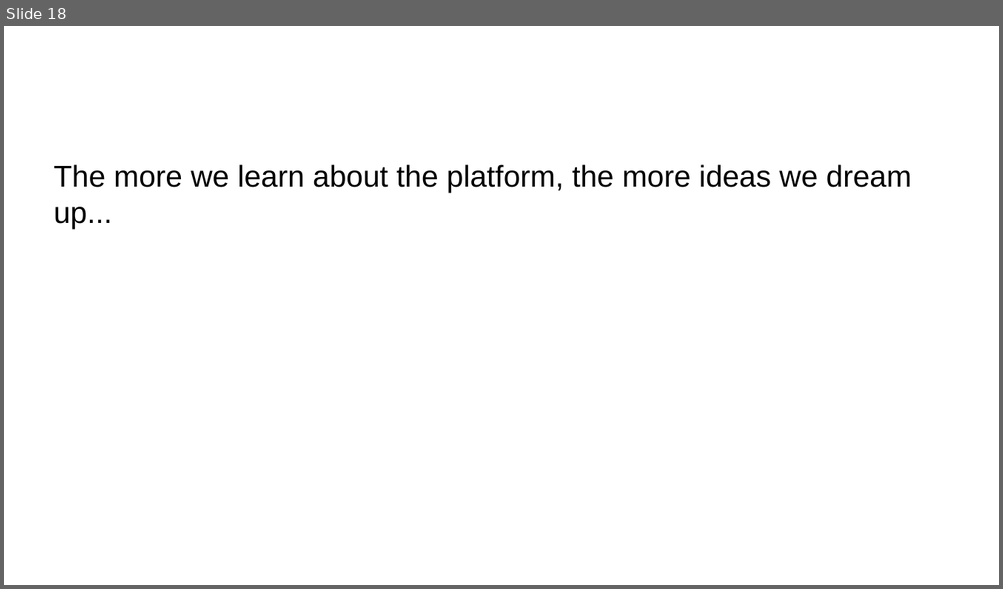
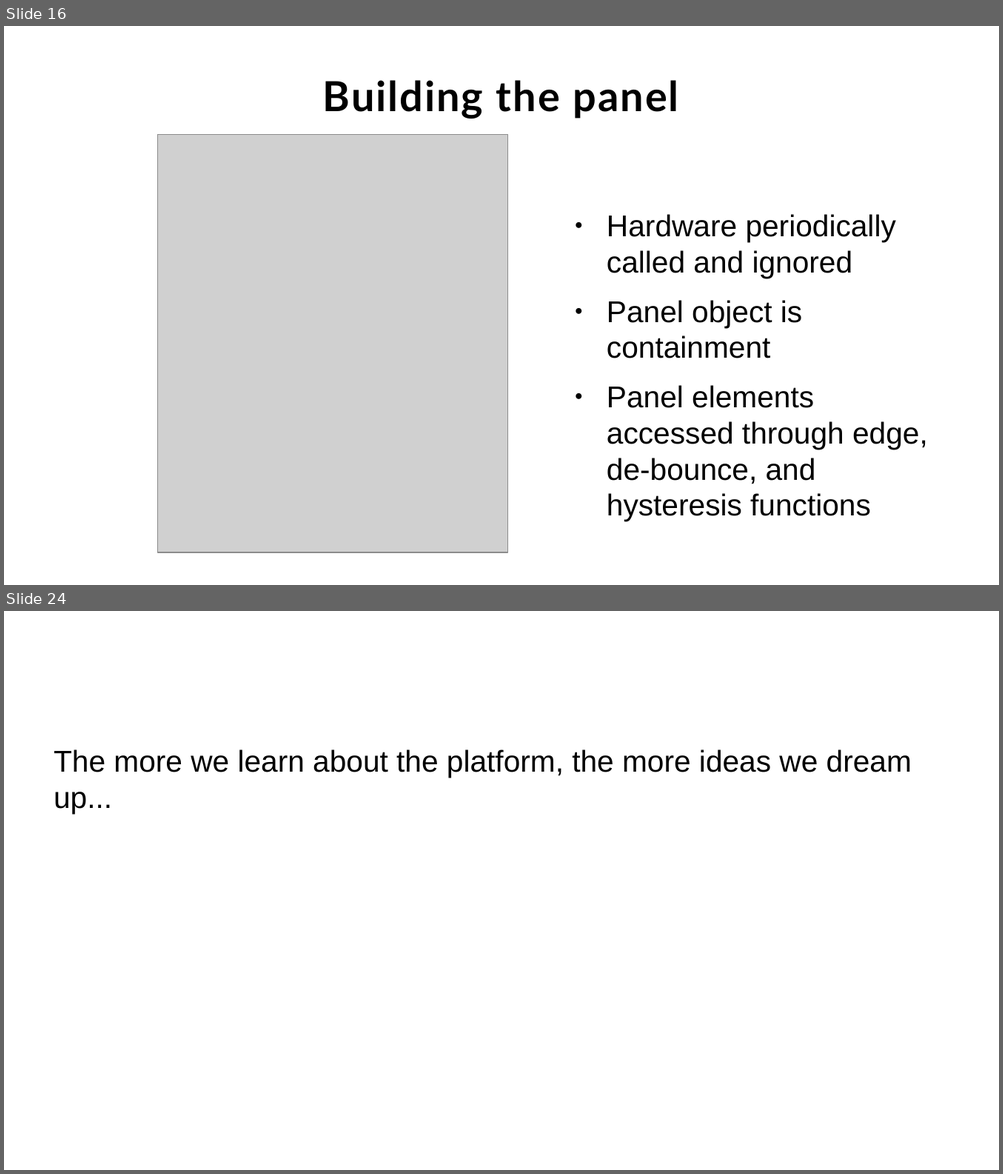
Before and after one commit to Jacquot-SFE/Teensy-synth-platform, a slide deck: presentation/slides/teensy-synthesis.odp. Shown one above the other, each under a label of ours: slide 18 before the commit, slides 16 and 24 after it; the slides between them are not shown. The pictures are 1003x589 and 1003x1174 pixels, drawn with LibreOffice and Linux fonts; fonts in the diff are those of the drawing; grey boxes stand for pictures; background and template pictures are left out. Boxes give left, top, right and bottom in pixels: in the first picture for what was removed or moved away, otherwise in the second. Text is boxed around its words. In the diff, an @@ line names an element or a change of style, - is before the commit and + after.

```diff
--- a/presentation/slides/teensy-synthesis.odp
+++ b/presentation/slides/teensy-synthesis.odp
@@ slide 16 added at bbox=[4, 26, 999, 585], background picture (left out) @@
@@ title added at bbox=[323, 80, 679, 118], 33 pt, text #000000, bold @@
+Building the panel
@@ picture added at bbox=[157, 134, 508, 552] @@
@@ text added at bbox=[606, 214, 928, 521], 24 pt, text #000000 @@
+● Hardware periodically called and ignored
+● Panel object is containment
+● Panel elements accessed through edge, de-bounce, and hysteresis functions
@@ what was slide 18 is now slide 24 @@
```
Also in this commit, not shown: 28 slides changed, 5 other slides added.
